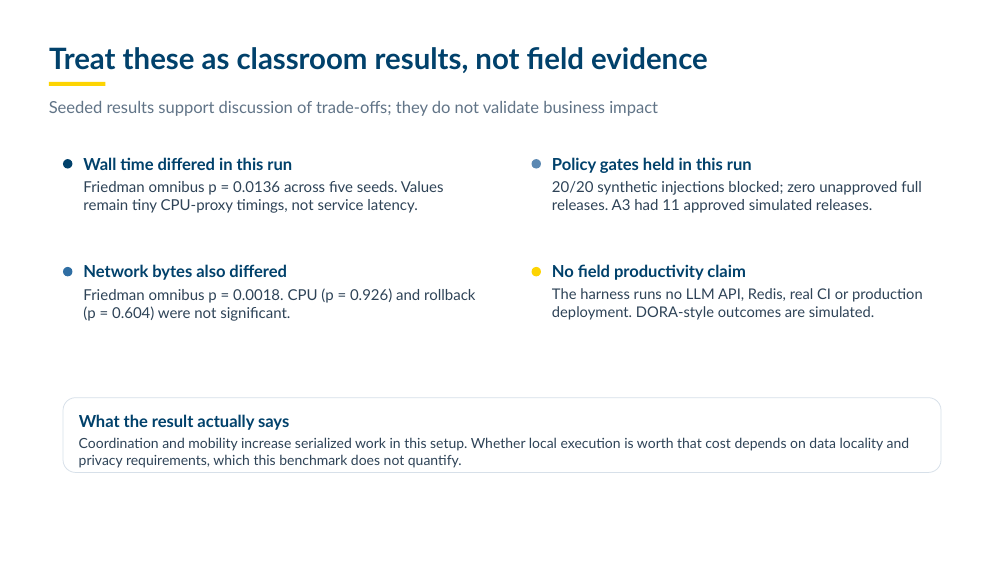
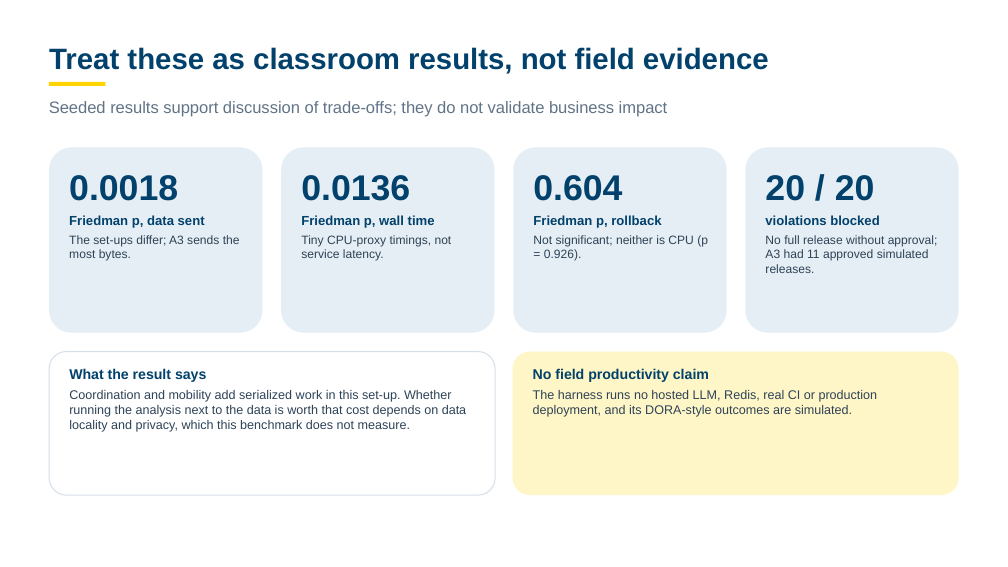
Before and after one commit to zidanarsyad/t2d-mas, a slide deck: slide 17 of deliverables/T2D-MAS-Program-Explainer-v3-UGM.pptx (slide 12 before the commit). Drawn at 1008x567 pixels with LibreOffice and Linux fonts; fonts in the diff are those of the drawing; background and template pictures are left out. Boxes give left, top, right and bottom in pixels: in the first picture for what was removed or moved away, otherwise in the second. Text is boxed around its words. In the diff, an @@ line names an element or a change of style, - is before the commit and + after.

```diff
--- a/deliverables/T2D-MAS-Program-Explainer-v3-UGM.pptx
+++ b/deliverables/T2D-MAS-Program-Explainer-v3-UGM.pptx
@@ title "Treat these as classroom results, ..." at (49,47,769,74): font Lato to Arial @@
@@ text "Seeded results support discussion of ..." at (49,101,668,117): font Lato to Arial @@
@@ rounded rectangle added at (49,147,262,333), fill #E6EEF5, 11.5 pt, text #2E4357 @@
+0.0018
+Friedman p, data sent
+The set-ups differ; A3 sends the most bytes.
@@ rounded rectangle added at (281,147,495,333), fill #E6EEF5, 11.5 pt, text #2E4357 @@
+0.0136
+Friedman p, wall time
+Tiny CPU-proxy timings, not service latency.
@@ rounded rectangle added at (513,147,727,333), fill #E6EEF5, 11.5 pt, text #2E4357 @@
+0.604
+Friedman p, rollback
+Not significant; neither is CPU (p = 0.926).
@@ rounded rectangle added at (746,147,959,333), fill #E6EEF5, 11.5 pt, text #2E4357 @@
+20 / 20
+violations blocked
+No full release without approval; A3 had 11 approved simulated releases.
@@ ellipse removed at (63,159,72,168) @@
@@ text removed at (83,157,292,170) @@
-Wall time differed in this run
@@ ellipse removed at (532,159,541,168) @@
@@ text removed at (552,157,752,173) @@
-Policy gates held in this run
@@ text removed at (83,181,444,213) @@
-Friedman omnibus p = 0.0136 across five seeds. Values remain tiny CPU-proxy timings, not service latency.
@@ text removed at (552,181,922,213) @@
-20/20 synthetic injections blocked; zero unapproved full releases. A3 had 11 approved simulated releases.
@@ ellipse removed at (63,267,72,276) @@
@@ text removed at (83,264,287,280) @@
-Network bytes also differed
@@ ellipse removed at (532,267,541,276) @@
@@ text removed at (552,264,746,280) @@
-No field productivity claim
@@ text removed at (83,288,475,321) @@
-Friedman omnibus p = 0.0018. CPU (p = 0.926) and rollback (p = 0.604) were not significant.
@@ rounded rectangle added at (49,352,495,495), fill #FFFFFF, outline #D7E0E9 1 pt, 12 pt, text #2E4357 @@
+What the result says
+Coordination and mobility add serialized work in this set-up. Whether running the analysis next to the data is worth that cost depends on data locality and privacy, which this benchmark does not measure.
@@ rounded rectangle "No field productivity claim": place and size @@
-rounded rectangle "No field productivity claim" at (552,288,923,320)
+rounded rectangle "No field productivity claim" at (513,352,959,495)
@@ rounded rectangle "No field productivity claim" at (513,352,959,495): fill none to #FFF6C7 @@
@@ text in rounded rectangle at (533,368,878,417): text changed; size 14 to 12 pt; font Lato to Arial @@
-The harness runs no LLM API, Redis, real CI or production deployment. DORA-style outcomes are simulated.
+No field productivity claim
+The harness runs no hosted LLM, Redis, real CI or production deployment, and its DORA-style outcomes are simulated.
@@ rounded rectangle removed at (63,398,941,473) @@
@@ text removed at (79,414,289,430) @@
-What the result actually says
@@ text removed at (79,437,910,468) @@
-Coordination and mobility increase serialized work in this setup. Whether local execution is worth that cost depends on data locality and privacy requirements, which this benchmark does not quantify.
```
Also in this commit, not shown: 11 other slides changed, 8 slides added, 3 slides removed, 2 other files.
